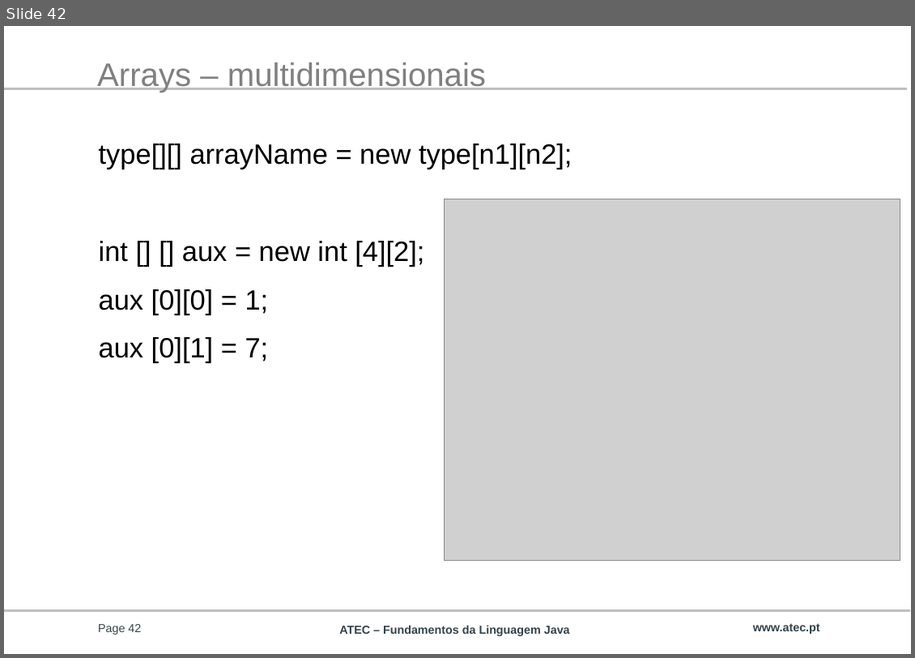
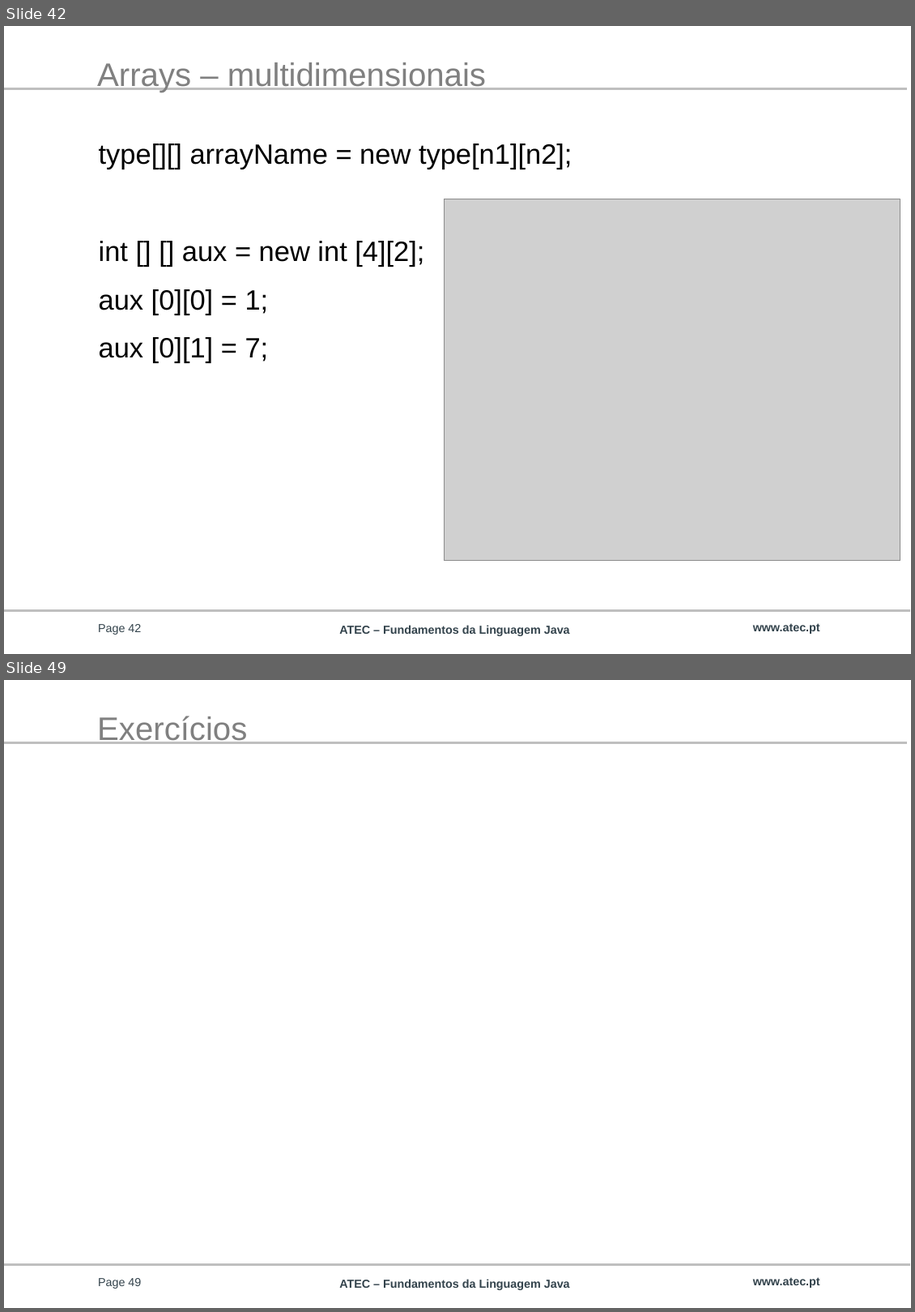
Before and after one commit to afbm08/ATEC_JAVA, a slide deck: FLG 0789.PPTX. Shown one above the other, each under a label of ours: slide 42 before the commit, slides 42 and 49 after it; the slides between them are not shown. The pictures are 915x658 and 915x1312 pixels, drawn with LibreOffice and Linux fonts; fonts in the diff are those of the drawing; grey boxes stand for pictures; background and template pictures are left out. Boxes give left, top, right and bottom in pixels: in the first picture for what was removed or moved away, otherwise in the second. Text is boxed around its words. In the diff, an @@ line names an element or a change of style, - is before the commit and + after.

Commit message:
Novos exercícios

```diff
--- a/FLG 0789.PPTX
+++ b/FLG 0789.PPTX
@@ slide 49 added at (x1=4, y1=680, x2=911, y2=1308), background #FFFFFF; not listed: 3 template elements that a slide beside it also shows @@
@@ title added at (x1=97, y1=716, x2=247, y2=744), 28 pt, text #808080 @@
+Exercícios
@@ page number added at (x1=98, y1=1278, x2=141, y2=1288), 10 pt, text #33434C @@
+Page 49
@@ text added at (x1=753, y1=1277, x2=820, y2=1288), 10 pt, text #33434C, bold @@
+www.atec.pt
```
Also in this commit, not shown: 6 other slides added.
